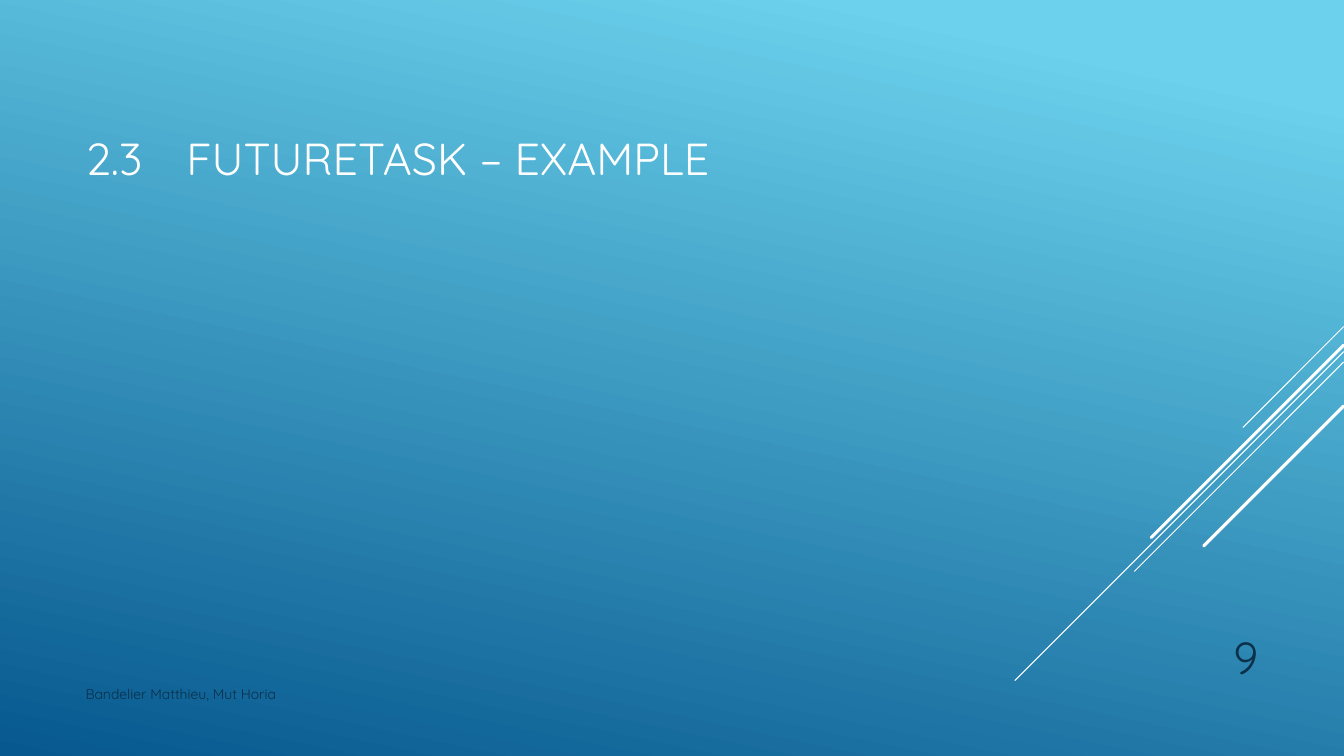
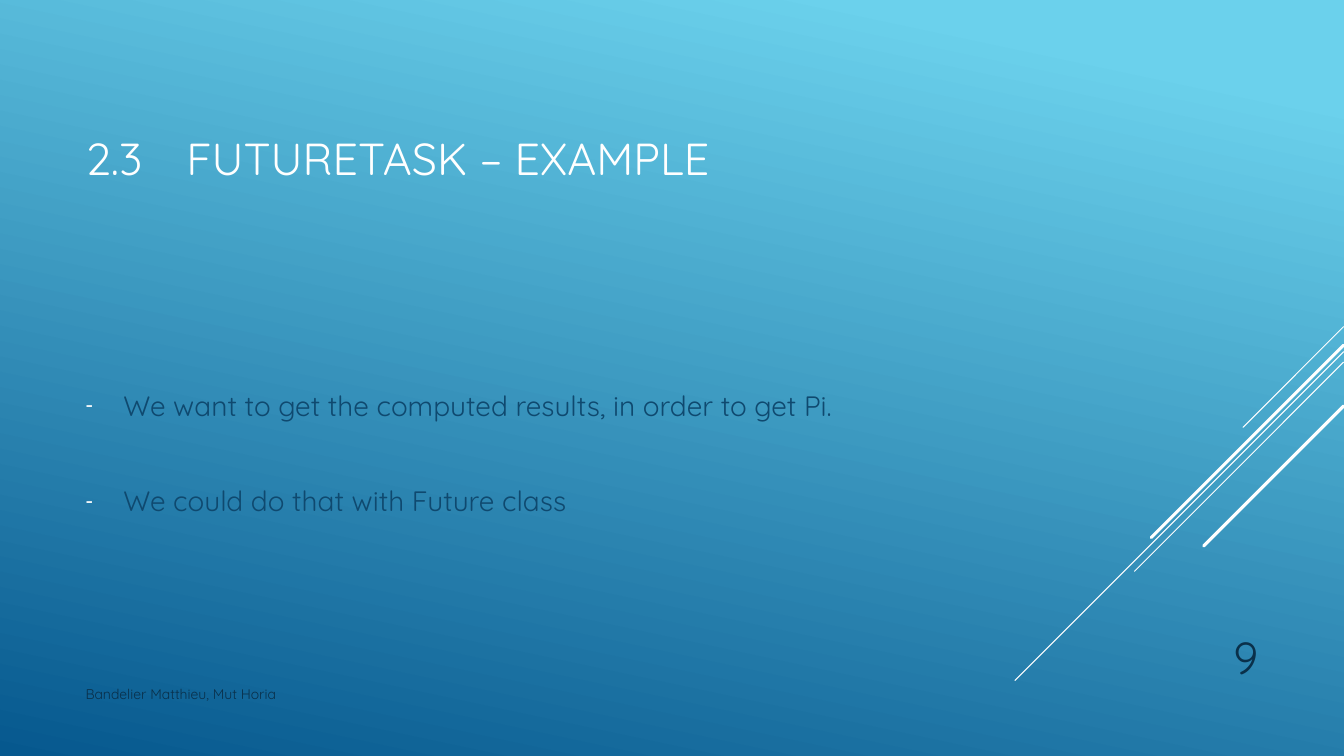
Before and after one commit to Drakesinger/FutureTaskAndCallable, a slide deck: slide 9 of presentation/CallableFutureTask.pptx. Drawn at 1344x756 pixels with LibreOffice and Linux fonts; fonts in the diff are those of the drawing. Boxes give left, top, right and bottom in pixels: in the first picture for what was removed or moved away, otherwise in the second. Text is boxed around its words. In the diff, an @@ line names an element or a change of style, - is before the commit and + after.

```diff
--- a/presentation/CallableFutureTask.pptx
+++ b/presentation/CallableFutureTask.pptx
@@ text added at box(123, 395, 832, 511), 20 pt, text #0F496F @@
+– We want to get the computed results, in order to get Pi.
+– We could do that with Future class
```
Also in this commit, not shown: 1 other slide changed.
